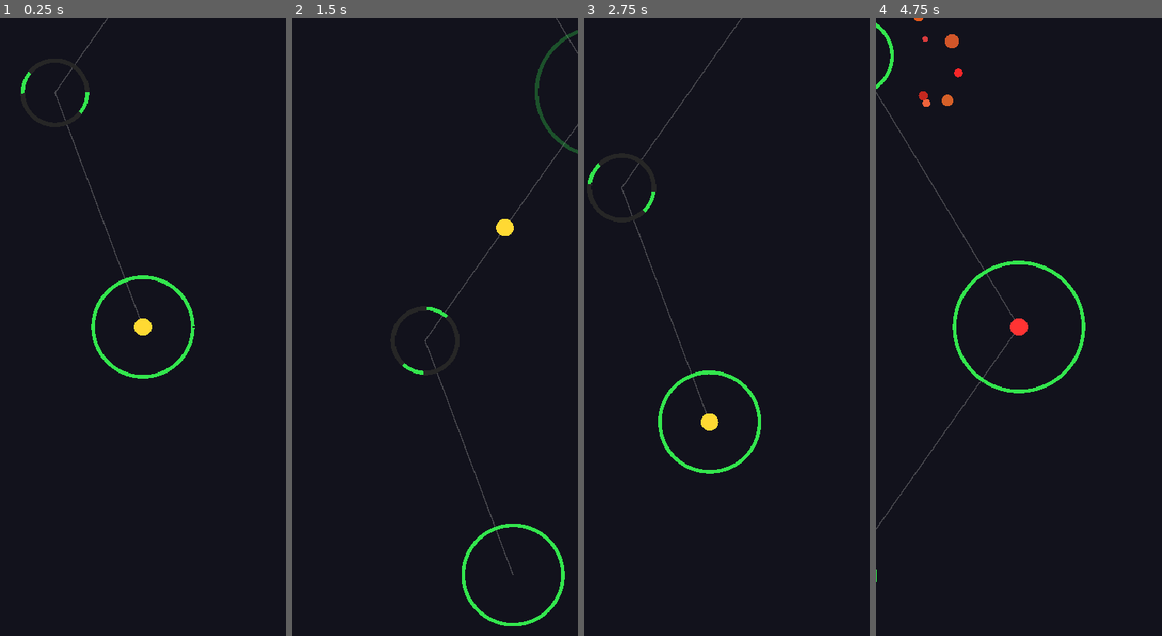
Above: before the commit, frames 1-4 (left to right).
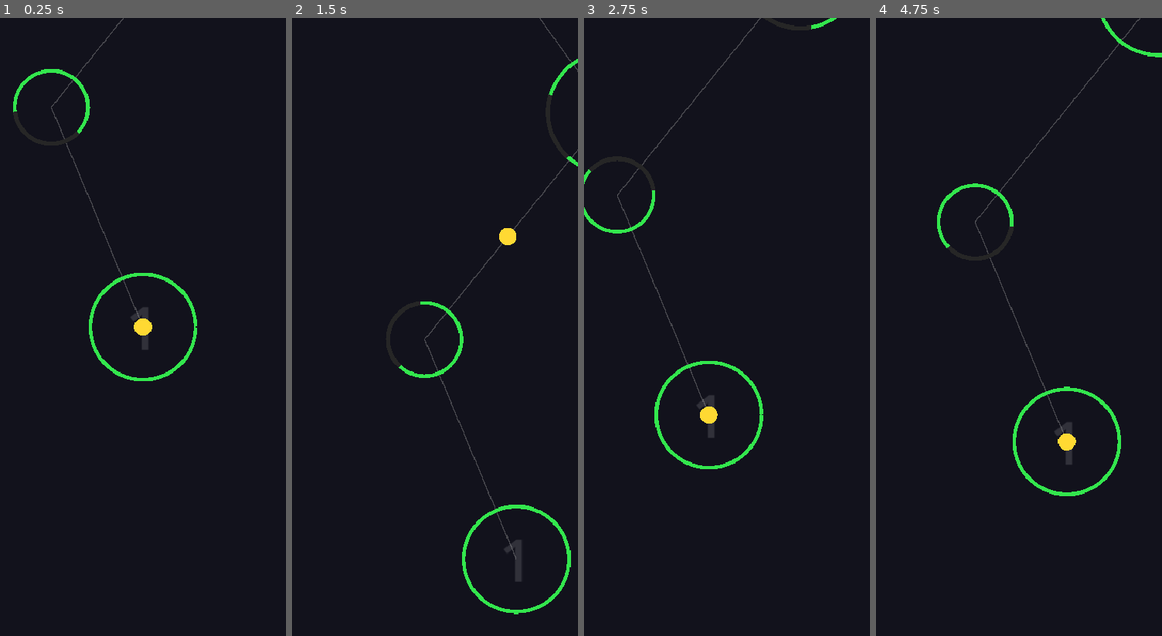
Above: after the commit, the same moments.

Repository: heliosalesjr/fenestra
Game: Godot game, scene res://scenes/Game.tscn
The game is run twice, just before and just after one commit, with the same random seed, the same clock (stepped at 60 frames per second) and the same inputs.
Inputs (mouse positions are in pixels of both pictures, inside the frame that each line leads up to):
- Up to frame 1 (0.25 s): no input
- Up to frame 2 (1.5 s): move the mouse to (497, 296) at 0.52 s; click (497, 296) at 0.67 s; move the mouse to (377, 357) at 1.27 s; click (377, 357) at 1.42 s
- Up to frame 3 (2.75 s): move the mouse to (755, 191) at 2.02 s; click (755, 191) at 2.17 s
- Up to frame 4 (4.75 s): move the mouse to (1004, 450) at 2.77 s; click (1004, 450) at 2.92 s; move the mouse to (1104, 419) at 3.52 s; click (1104, 419) at 3.67 s; move the mouse to (933, 234) at 4.27 s; click (933, 234) at 4.42 s

The runs differ from the first frame. In frame 1, 1.9% of the frame differs, in the area x 4-69%, y 0-59%; in frame 2, 3.0%; in frame 3, 2.2%; in frame 4, 3.4%, in the area x 0-100%, y 0-92%.

Commit message:
levels expanded

Diff:
--- a/scenes/Game.tscn
+++ b/scenes/Game.tscn
@@ -6,42 +6,112 @@
 
 [node name="Game" type="Node2D"]
 script = ExtResource("3_game")
-circle_sequence = [NodePath("Circle0"), NodePath("Circle1"), NodePath("Circle2"), NodePath("Circle3"), NodePath("Circle4")]
+circle_sequence = [NodePath("CircleStart"), NodePath("ArcA"), NodePath("ArcB"), NodePath("ArcC"), NodePath("CP1"), NodePath("PulseA"), NodePath("PulseB"), NodePath("PulseC"), NodePath("CP2"), NodePath("OrbA"), NodePath("OrbB"), NodePath("OrbC"), NodePath("CircleEnd")]
 
-[node name="Circle0" parent="." instance=ExtResource("1_circle")]
-position = Vector2(195, 950)
-circle_radius = 68.0
+; ── NÍVEL 1 — ARCOS ──────────────────────────────────────────────────────────
+
+[node name="CircleStart" parent="." instance=ExtResource("1_circle")]
+position = Vector2(195, 900)
+circle_radius = 72.0
 rotation_speed = 0.0
 blocked_arcs = Array[Vector2]([])
+bg_number = 1
 
-[node name="Circle1" parent="." instance=ExtResource("1_circle")]
-position = Vector2(75, 630)
-circle_radius = 44.0
-rotation_speed = 75.0
-blocked_arcs = Array[Vector2]([Vector2(20, 160), Vector2(200, 340)])
+[node name="ArcA" parent="." instance=ExtResource("1_circle")]
+position = Vector2(70, 600)
+circle_radius = 50.0
+rotation_speed = 72.0
+blocked_arcs = Array[Vector2]([Vector2(25, 155)])
 
-[node name="Circle2" parent="." instance=ExtResource("1_circle")]
-position = Vector2(315, 290)
-circle_radius = 88.0
-rotation_speed = -50.0
+[node name="ArcB" parent="." instance=ExtResource("1_circle")]
+position = Vector2(320, 290)
+circle_radius = 82.0
+rotation_speed = -42.0
+blocked_arcs = Array[Vector2]([Vector2(10, 75), Vector2(195, 260)])
+
+[node name="ArcC" parent="." instance=ExtResource("1_circle")]
+position = Vector2(95, -20)
+circle_radius = 58.0
+rotation_speed = 96.0
+blocked_arcs = Array[Vector2]([Vector2(15, 195)])
+
+[node name="CP1" parent="." instance=ExtResource("1_circle")]
+position = Vector2(240, -310)
+circle_radius = 70.0
+rotation_speed = 0.0
+blocked_arcs = Array[Vector2]([])
+bg_number = 2
+
+; ── NÍVEL 2 — PULSO ──────────────────────────────────────────────────────────
+
+[node name="PulseA" parent="." instance=ExtResource("1_circle")]
+position = Vector2(70, -610)
+circle_radius = 65.0
+rotation_speed = -58.0
 blocked_arcs = Array[Vector2]([])
 pulse_enabled = true
-pulse_active_duration = 1.3
-pulse_inactive_duration = 0.8
+pulse_active_duration = 1.8
+pulse_inactive_duration = 0.7
 
-[node name="Circle3" parent="." instance=ExtResource("1_circle")]
-position = Vector2(90, -80)
+[node name="PulseB" parent="." instance=ExtResource("1_circle")]
+position = Vector2(315, -920)
 circle_radius = 52.0
-rotation_speed = 85.0
-blocked_arcs = Array[Vector2]([Vector2(40, 140)])
-orbiter_count = 22
-orbiter_base_radius_mult = 1.7
+rotation_speed = 78.0
+blocked_arcs = Array[Vector2]([])
+pulse_enabled = true
+pulse_active_duration = 0.6
+pulse_inactive_duration = 1.4
 
-[node name="Circle4" parent="." instance=ExtResource("1_circle")]
-position = Vector2(270, -430)
-circle_radius = 74.0
+[node name="PulseC" parent="." instance=ExtResource("1_circle")]
+position = Vector2(85, -1220)
+circle_radius = 76.0
+rotation_speed = -38.0
+blocked_arcs = Array[Vector2]([])
+pulse_enabled = true
+pulse_active_duration = 2.0
+pulse_inactive_duration = 0.45
+
+[node name="CP2" parent="." instance=ExtResource("1_circle")]
+position = Vector2(250, -1510)
+circle_radius = 70.0
 rotation_speed = 0.0
 blocked_arcs = Array[Vector2]([])
+bg_number = 3
+
+; ── NÍVEL 3 — ORBITERS ───────────────────────────────────────────────────────
+
+[node name="OrbA" parent="." instance=ExtResource("1_circle")]
+position = Vector2(70, -1810)
+circle_radius = 62.0
+rotation_speed = 65.0
+blocked_arcs = Array[Vector2]([])
+orbiter_count = 9
+orbiter_base_radius_mult = 1.55
+
+[node name="OrbB" parent="." instance=ExtResource("1_circle")]
+position = Vector2(318, -2120)
+circle_radius = 74.0
+rotation_speed = -52.0
+blocked_arcs = Array[Vector2]([])
+orbiter_count = 18
+orbiter_base_radius_mult = 1.85
+
+[node name="OrbC" parent="." instance=ExtResource("1_circle")]
+position = Vector2(88, -2420)
+circle_radius = 54.0
+rotation_speed = 90.0
+blocked_arcs = Array[Vector2]([])
+orbiter_count = 28
+orbiter_base_radius_mult = 2.1
+
+[node name="CircleEnd" parent="." instance=ExtResource("1_circle")]
+position = Vector2(205, -2710)
+circle_radius = 78.0
+rotation_speed = 0.0
+blocked_arcs = Array[Vector2]([])
+bg_number = 4
+
+; ── PLAYER ───────────────────────────────────────────────────────────────────
 
 [node name="Player" parent="." instance=ExtResource("2_player")]
-position = Vector2(195, 950)
+position = Vector2(195, 900)
--- a/scripts/Circle.gd
+++ b/scripts/Circle.gd
@@ -45,13 +45,29 @@
 
 ## Número de orbiters gerados proceduralmente no _ready().
 @export var orbiter_count: int = 0
-## Multiplicador base do raio de órbita em relação a circle_radius.
-## Cada orbiter ainda varia individualmente entre 0.9x e 1.7x desse valor.
 @export var orbiter_base_radius_mult: float = 1.5
+
+## Número exibido em background no centro (0 = nenhum). Usado nos círculos de checkpoint.
+@export var bg_number: int = 0:
+	set(value):
+		bg_number = value
+		queue_redraw()
 
 @onready var rotation_root: Node2D      = $RotationRoot
 @onready var arc_visual: Node2D         = $RotationRoot/ArcVisual
 @onready var collision_shape: CollisionShape2D = $Area2D/CollisionShape2D
+
+
+func _draw() -> void:
+	if bg_number <= 0:
+		return
+	var font: Font = ThemeDB.fallback_font
+	var font_size := int(circle_radius * 1.15)
+	var text := str(bg_number)
+	var tw := font.get_string_size(text, HORIZONTAL_ALIGNMENT_LEFT, -1, font_size).x
+	draw_string(font, Vector2(-tw * 0.5, font_size * 0.38),
+		text, HORIZONTAL_ALIGNMENT_LEFT, -1, font_size,
+		Color(1.0, 1.0, 1.0, 0.13))
 
 
 func _ready() -> void:
@@ -102,6 +118,18 @@
 	for child in get_children():
 		if child.has_method("fade_and_free"):
 			child.fade_and_free()
+
+
+## Verifica se é possível SAIR deste círculo na direção world_angle_deg.
+## Mesma lógica de is_landing_valid, mas silenciosa (sem sinais, sem last_fail_reason).
+func can_exit(world_angle_deg: float) -> bool:
+	if not is_active:
+		return false
+	var local_angle := _world_to_local_angle(world_angle_deg)
+	for arc in blocked_arcs:
+		if _angle_in_arc(local_angle, arc.x, arc.y):
+			return false
+	return true
 
 
 ## Verifica se o pouso no ângulo world_angle_deg (em graus, relativo ao centro
--- a/scripts/Game.gd
+++ b/scripts/Game.gd
@@ -6,6 +6,7 @@
 
 var circles: Array[Node2D] = []
 var current_index: int = 0
+var last_checkpoint_index: int = 0
 
 const RESPAWN_DELAY := 1.0
 
@@ -54,10 +55,12 @@
 func _on_player_landed(circle: Node2D) -> void:
 	current_index = circles.find(circle)
 	circle.clear_orbiters()
+	if circle.get("bg_number") > 0:
+		last_checkpoint_index = current_index
 
 
 func _on_player_died(reason: String) -> void:
 	print_rich("[color=red]Morte:[/color] ", reason)
 	await get_tree().create_timer(RESPAWN_DELAY).timeout
-	current_index = 0
-	player.respawn(circles[0])
+	current_index = last_checkpoint_index
+	player.respawn(circles[last_checkpoint_index])
--- a/scripts/Player.gd
+++ b/scripts/Player.gd
@@ -37,11 +37,19 @@
 func move_to(target: Node2D) -> void:
 	if state != State.ON_CIRCLE:
 		return
+
 	destination_circle = target
 	state = State.MOVING
 	_active_tween = create_tween()
 	_active_tween.tween_property(self, "global_position", target.global_position, MOVE_DURATION).set_ease(Tween.EASE_IN_OUT).set_trans(Tween.TRANS_QUAD)
 	_active_tween.tween_callback(_on_arrived)
+
+	# Checagem de SAÍDA: borda escura ou círculo inativo = morte imediata.
+	if current_circle:
+		if not current_circle.get("is_active"):
+			_die("inactive")
+		elif _arc_is_blocked(current_circle, target.global_position - current_circle.global_position):
+			_die("blocked")
 
 
 func respawn(circle: Node2D) -> void:
@@ -61,6 +69,35 @@
 		_die(circle.last_fail_reason)
 
 
+# Verifica se a direção `world_dir` (vetor do centro do círculo → ponto na borda)
+# cai num arco bloqueado do círculo. Sem nenhuma chamada a métodos de Circle.gd.
+func _arc_is_blocked(circle: Node2D, world_dir: Vector2) -> bool:
+	var arcs: Array = circle.get("blocked_arcs")
+	if arcs.is_empty():
+		return false
+
+	var rot_root := circle.get_node_or_null("RotationRoot") as Node2D
+	if not rot_root:
+		return false
+
+	# Ângulo do vetor no espaço local do RotationRoot
+	var world_angle_deg := rad_to_deg(world_dir.angle())
+	var local_deg := fmod(world_angle_deg - rot_root.rotation_degrees, 360.0)
+	if local_deg < 0.0:
+		local_deg += 360.0
+
+	for arc in arcs:
+		var s: float = (arc as Vector2).x
+		var e: float = (arc as Vector2).y
+		if s <= e:
+			if local_deg >= s and local_deg <= e:
+				return true
+		else:
+			if local_deg >= s or local_deg <= e:
+				return true
+	return false
+
+
 func _check_orbiter_collision() -> void:
 	for child in destination_circle.get_children():
 		if not child.has_method("fade_and_free"):
Not shown, changed: FENESTRA_GDD.md
